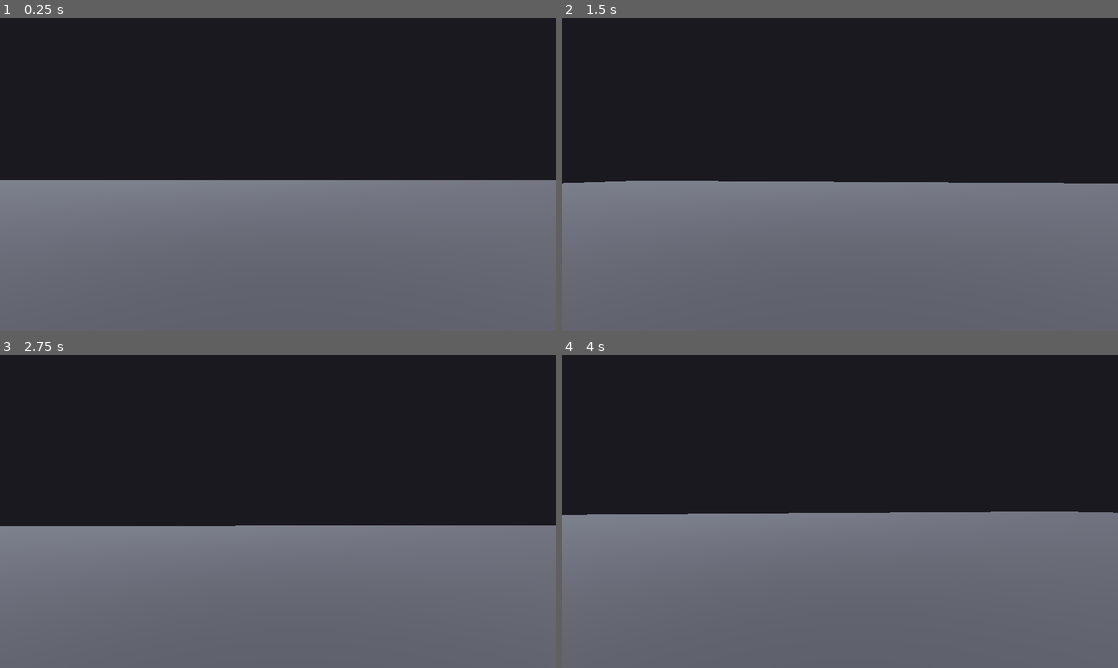
Above: before the commit, frames 1-4 (two rows, left to right).
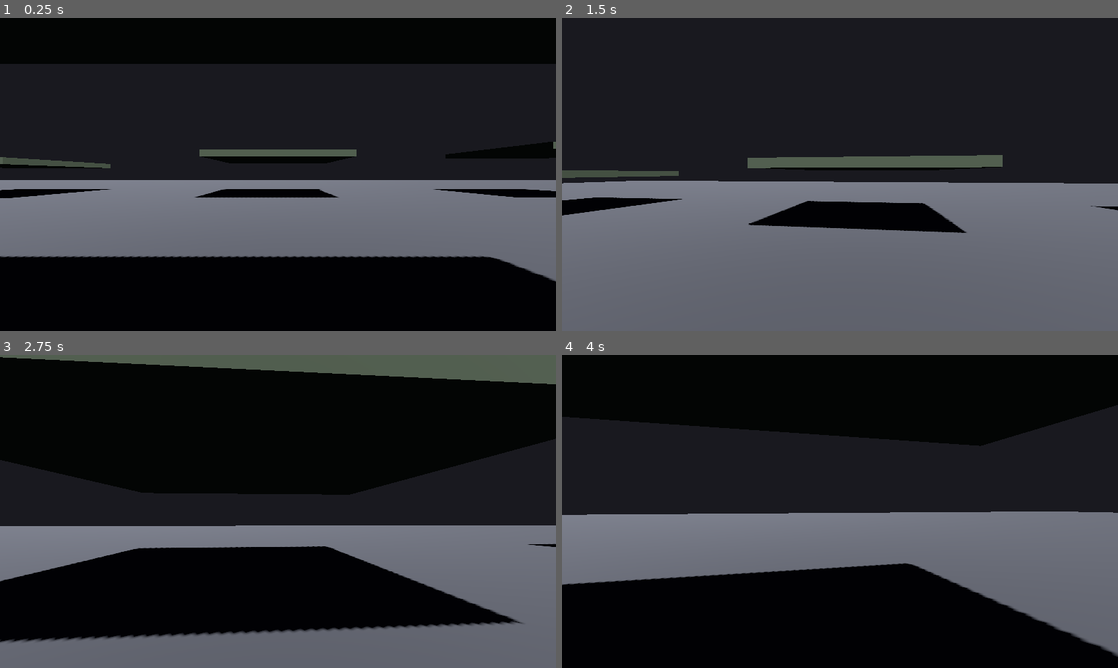
Above: after the commit, the same moments.

Repository: radomirsky/190K-G.O.P
Game: Godot game, scene res://main.tscn
The game is run twice, just before and just after one commit, with the same random seed, the same clock (stepped at 60 frames per second) and the same inputs.
Inputs (mouse positions are in pixels of both pictures, inside the frame that each line leads up to):
- Up to frame 1 (0.25 s): no input
- Up to frame 2 (1.5 s): tap Enter at 0.5 s; move the mouse to (867, 174) at 0.52 s; hold W from 0.53 s (still down); tap E at 0.6, 1.35 s; click (867, 174) at 0.67 s; tap Space at 0.77 s; move the mouse to (812, 174) at 1.27 s
- Up to frame 3 (2.75 s): keep holding W; tap Space at 1.52 s; move the mouse to (289, 505) at 2.02 s; tap E at 2.1 s
- Up to frame 4 (4 s): keep holding W; move the mouse to (834, 517) at 2.77 s; tap E at 2.85, 3.6 s; click (834, 517) at 2.92 s; tap Space at 3.02, 3.77 s; move the mouse to (878, 514) at 3.52 s

The runs differ from the first frame. In frame 1, 42% of the frame differs, in the area x 0-100%, y 0-100%; in frame 2, 5.6%; in frame 3, 60%, in the area x 0-100%, y 0-92%; in frame 4, 50%.

Commit message:
Добавлено 9 платформ (сетка 3×3, разная высота)
Made-with: Cursor

Diff:
--- a/main.tscn
+++ b/main.tscn
@@ -26,6 +26,15 @@
 radius = 0.35
 height = 1.05
 
+[sub_resource type="BoxMesh" id="BoxMesh_platform"]
+size = Vector3(8, 0.35, 8)
+
+[sub_resource type="BoxShape3D" id="BoxShape3D_platform"]
+size = Vector3(8, 0.35, 8)
+
+[sub_resource type="StandardMaterial3D" id="StandardMaterial3D_platform"]
+albedo_color = Color(0.4, 0.46, 0.38, 1)
+
 [node name="Main" type="Node3D" unique_id=1291999323]
 
 [node name="WorldEnvironment" type="WorldEnvironment" parent="." unique_id=1258990413]
@@ -50,6 +59,98 @@
 
 [node name="CollisionShape3D" type="CollisionShape3D" parent="Floor" unique_id=887709493]
 shape = SubResource("BoxShape3D_floor")
+
+[node name="Platforms" type="Node3D" parent="."]
+
+[node name="Platform1" type="StaticBody3D" parent="Platforms"]
+transform = Transform3D(1, 0, 0, 0, 1, 0, 0, 0, 1, -18, 1.975, -18)
+
+[node name="MeshInstance3D" type="MeshInstance3D" parent="Platforms/Platform1"]
+mesh = SubResource("BoxMesh_platform")
+surface_material_override/0 = SubResource("StandardMaterial3D_platform")
+
+[node name="CollisionShape3D" type="CollisionShape3D" parent="Platforms/Platform1"]
+shape = SubResource("BoxShape3D_platform")
+
+[node name="Platform2" type="StaticBody3D" parent="Platforms"]
+transform = Transform3D(1, 0, 0, 0, 1, 0, 0, 0, 1, 0, 2.375, -18)
+
+[node name="MeshInstance3D" type="MeshInstance3D" parent="Platforms/Platform2"]
+mesh = SubResource("BoxMesh_platform")
+surface_material_override/0 = SubResource("StandardMaterial3D_platform")
+
+[node name="CollisionShape3D" type="CollisionShape3D" parent="Platforms/Platform2"]
+shape = SubResource("BoxShape3D_platform")
+
+[node name="Platform3" type="StaticBody3D" parent="Platforms"]
+transform = Transform3D(1, 0, 0, 0, 1, 0, 0, 0, 1, 18, 2.775, -18)
+
+[node name="MeshInstance3D" type="MeshInstance3D" parent="Platforms/Platform3"]
+mesh = SubResource("BoxMesh_platform")
+surface_material_override/0 = SubResource("StandardMaterial3D_platform")
+
+[node name="CollisionShape3D" type="CollisionShape3D" parent="Platforms/Platform3"]
+shape = SubResource("BoxShape3D_platform")
+
+[node name="Platform4" type="StaticBody3D" parent="Platforms"]
+transform = Transform3D(1, 0, 0, 0, 1, 0, 0, 0, 1, -18, 3.175, 0)
+
+[node name="MeshInstance3D" type="MeshInstance3D" parent="Platforms/Platform4"]
+mesh = SubResource("BoxMesh_platform")
+surface_material_override/0 = SubResource("StandardMaterial3D_platform")
+
+[node name="CollisionShape3D" type="CollisionShape3D" parent="Platforms/Platform4"]
+shape = SubResource("BoxShape3D_platform")
+
+[node name="Platform5" type="StaticBody3D" parent="Platforms"]
+transform = Transform3D(1, 0, 0, 0, 1, 0, 0, 0, 1, 0, 2.575, 0)
+
+[node name="MeshInstance3D" type="MeshInstance3D" parent="Platforms/Platform5"]
+mesh = SubResource("BoxMesh_platform")
+surface_material_override/0 = SubResource("StandardMaterial3D_platform")
+
+[node name="CollisionShape3D" type="CollisionShape3D" parent="Platforms/Platform5"]
+shape = SubResource("BoxShape3D_platform")
+
+[node name="Platform6" type="StaticBody3D" parent="Platforms"]
+transform = Transform3D(1, 0, 0, 0, 1, 0, 0, 0, 1, 18, 3.375, 0)
+
+[node name="MeshInstance3D" type="MeshInstance3D" parent="Platforms/Platform6"]
+mesh = SubResource("BoxMesh_platform")
+surface_material_override/0 = SubResource("StandardMaterial3D_platform")
+
+[node name="CollisionShape3D" type="CollisionShape3D" parent="Platforms/Platform6"]
+shape = SubResource("BoxShape3D_platform")
+
+[node name="Platform7" type="StaticBody3D" parent="Platforms"]
+transform = Transform3D(1, 0, 0, 0, 1, 0, 0, 0, 1, -18, 1.775, 18)
+
+[node name="MeshInstance3D" type="MeshInstance3D" parent="Platforms/Platform7"]
+mesh = SubResource("BoxMesh_platform")
+surface_material_override/0 = SubResource("StandardMaterial3D_platform")
+
+[node name="CollisionShape3D" type="CollisionShape3D" parent="Platforms/Platform7"]
+shape = SubResource("BoxShape3D_platform")
+
+[node name="Platform8" type="StaticBody3D" parent="Platforms"]
+transform = Transform3D(1, 0, 0, 0, 1, 0, 0, 0, 1, 0, 2.975, 18)
+
+[node name="MeshInstance3D" type="MeshInstance3D" parent="Platforms/Platform8"]
+mesh = SubResource("BoxMesh_platform")
+surface_material_override/0 = SubResource("StandardMaterial3D_platform")
+
+[node name="CollisionShape3D" type="CollisionShape3D" parent="Platforms/Platform8"]
+shape = SubResource("BoxShape3D_platform")
+
+[node name="Platform9" type="StaticBody3D" parent="Platforms"]
+transform = Transform3D(1, 0, 0, 0, 1, 0, 0, 0, 1, 18, 3.575, 18)
+
+[node name="MeshInstance3D" type="MeshInstance3D" parent="Platforms/Platform9"]
+mesh = SubResource("BoxMesh_platform")
+surface_material_override/0 = SubResource("StandardMaterial3D_platform")
+
+[node name="CollisionShape3D" type="CollisionShape3D" parent="Platforms/Platform9"]
+shape = SubResource("BoxShape3D_platform")
 
 [node name="Cube" type="RigidBody3D" parent="." unique_id=1848117914 groups=["throwable"]]
 transform = Transform3D(1, 0, 0, 0, 1, 0, 0, 0, 1, 0, 0.5, 1.5)
Not shown: 1 places in main.tscn that only renumber resources
